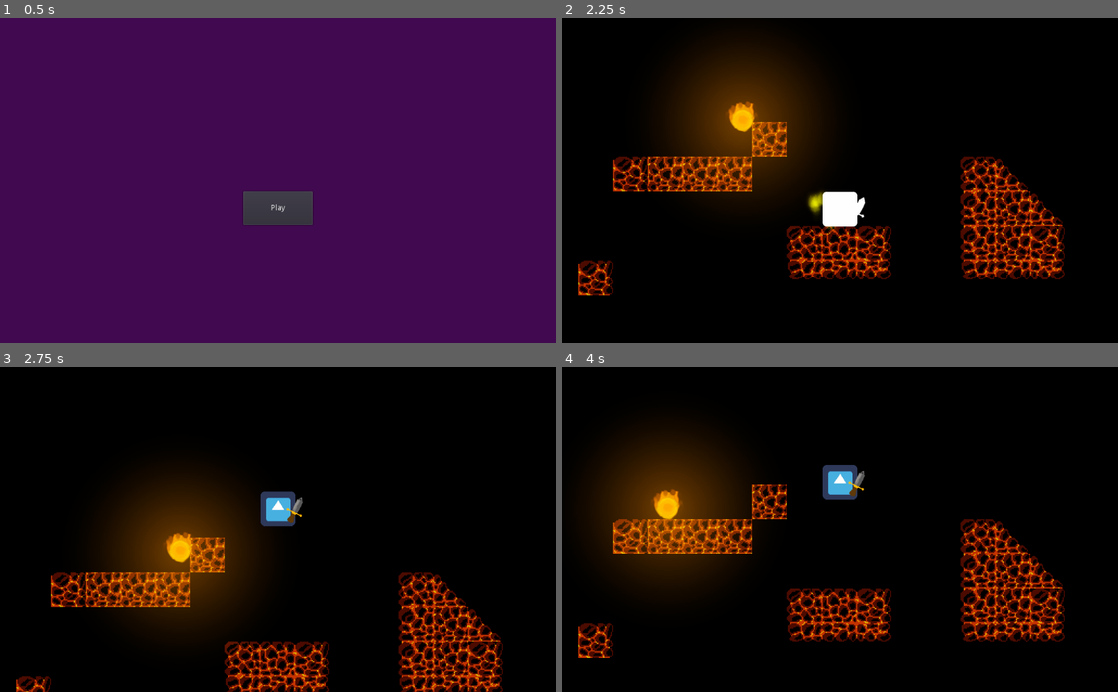
Above: before the commit, frames 1-4 (two rows, left to right).
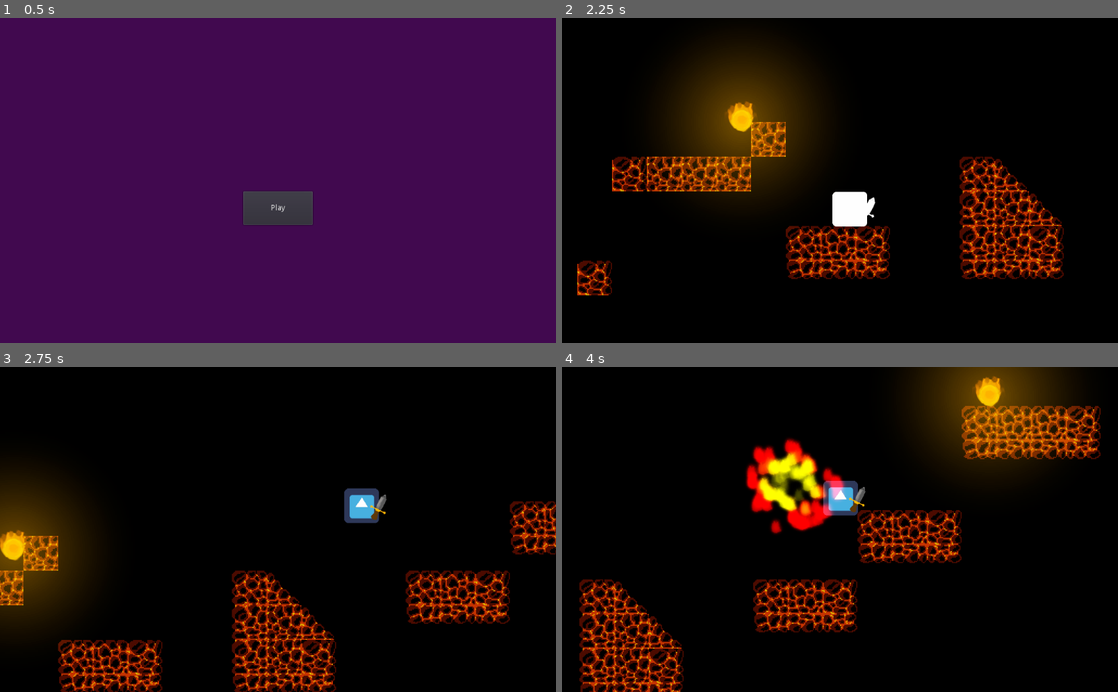
Above: after the commit, the same moments.

Repository: Schmo103/Project-Archimedes-Github-Game-Off-2022-
Game: Godot game, scene res://menu.tscn
Same seed, same stepped clock (60 frames per second), same inputs: the game is played once before the commit and once after it. Before the commit the project has no main scene; this scene is started directly in both runs. The engine's default icon, where the game draws it, is replaced by a stand-in: a white triangle on a blue panel in a dark square.
Inputs (mouse positions are in pixels of both pictures, inside the frame that each line leads up to):
- Up to frame 1 (0.5 s): no input
- Up to frame 2 (2.25 s): click "Play" at 0.5 s; tap Enter (ui_accept) at 1.25, 1.52 s; move the mouse to (962, 164) at 1.27 s; move the mouse to (728, 196) at 2.02 s
- Up to frame 3 (2.75 s): tap Enter (ui_accept) at 2.27 s
- Up to frame 4 (4 s): move the mouse to (895, 458) at 2.77 s; move the mouse to (812, 594) at 3.52 s; tap Enter (ui_accept) at 3.77 s

Frame 1 is identical in both runs. In frame 2, 6.5% of the frame differs, in the area x 2-91%, y 25-86%; in frame 3, 31%; in frame 4, 37%, in the area x 2-97%, y 0-100%.

Commit message:
-added 2 new exploding methods

Diff:
--- a/Archimedes/fireball.tscn
+++ b/Archimedes/fireball.tscn
@@ -18,12 +18,13 @@
 
 	//COLOR = screencolor;
 	COLOR = mix(screencolor, color, pixcolor.r * 2.0);
+	//COLOR = pixcolor;
 
 }"
 
 [sub_resource type="ShaderMaterial" id=3]
 shader = SubResource( 2 )
-shader_param/color = Color( 1, 0.678431, 0, 1 )
+shader_param/color = Color( 1, 0.772549, 0, 1 )
 
 [node name="Fireball" type="RigidBody2D"]
 mode = 2
--- a/Archimedes/fireball/fireball.gd
+++ b/Archimedes/fireball/fireball.gd
@@ -2,6 +2,7 @@
 
 var lava
 var terrain
+var first = true
 
 var state = 0 #0 is patrol
 var velocity = Vector2(0, 0)
@@ -30,17 +31,16 @@
 var vx = 0
 
 func _ready():
-	terrain = get_parent().terrain
-	lava = get_parent().lava
-#	print(str(fall_length(-1)))
-#	print(lava)
-#	print(str(get_node(lava).HEIGHT))
-#	print(str(get_tile(position)))
-#	print(str(is_dip()))
+	pass
 
 
 
 func _integrate_forces(s):
+	if first:
+		terrain = get_parent().terrain
+		lava = get_parent().lava
+		first = false
+
 	var step = s.get_step()
 	var lv = s.get_linear_velocity()
 
--- a/Archimedes/firesprite/firesprite.gd
+++ b/Archimedes/firesprite/firesprite.gd
@@ -12,6 +12,14 @@
 var collide_range = 20
 var coast_range = 500
 var velocity = Vector2()
+
+var owens_way = false
+var target = Vector2()
+var ex_force_max = 700
+var ex_force_min = 225
+var ex_force_range = 400
+var ex_crit_range = 20
+
 func _ready():
 	 pass
 
@@ -21,20 +29,34 @@
 
 
 
-func _physics_process(_delta):
+func _physics_process(delta):
 # warning-ignore:return_value_discarded
 	realtimereset()
 	var gravity = Vector2(0, 400)
 	if coasting:
-		if (player - self.position).length() < collide_range:
-			coasting = false
-			exploding = true
-		move_and_slide(velocity, Vector2(0, -1), false, 4, 0.785398, false)
+#		if (player - self.position).length() < collide_range:
+#			coasting = false
+#			exploding = true
+#		else:
+#			move_and_slide(velocity, Vector2(0, -1), false, 4, 0.785398, false)
+		if owens_way:
+			if (target - self.position).length() < collide_range:
+				coasting = false
+				exploding = true
+			else:
+				move_and_slide(velocity, Vector2(0, -1), false, 4, 0.785398, false)
+		else: #micahs way
+			if !(((position + (velocity * delta)) - player).length()) < (position - player).length():
+				coasting = false
+				exploding = true
+			else:
+				move_and_slide(velocity, Vector2(0, -1), false, 4, 0.785398, false)
 	if attacking:
 		realtimereset()
 		velocity += position.direction_to(player) * speed
 		move_and_slide(velocity, Vector2(0, -1), false, 4, 0.785398, false)
 		if (player - self.position).length() < coast_range:
+			target = player
 			attacking = false
 			coasting = true
 		else:
@@ -43,7 +65,7 @@
 	if exploding:
 # warning-ignore:return_value_discarded
 #		emit_signal("firesprite_hits_player")
-		get_parent().firesprite_ex()
+		get_parent().firesprite_ex(position, ex_force_max, ex_force_min, ex_force_range, ex_crit_range)
 #		$Particles2D.position = self.position
 		$Particles2D.emitting = true
 #		$Particles2D.emitting = false
@@ -51,6 +73,7 @@
 		if started == false:
 			$Timer.start(0.4)
 			started = true
+		exploding = false
 
 
 
--- a/Archimedes/menu.tscn
+++ b/Archimedes/menu.tscn
@@ -11,6 +11,7 @@
 color = Color( 0.258824, 0.0392157, 0.313726, 1 )
 
 [node name="Button" type="Button" parent="."]
+pause_mode = 2
 margin_left = 448.0
 margin_top = 320.0
 margin_right = 576.0
--- a/Archimedes/menu/menu.gd
+++ b/Archimedes/menu/menu.gd
@@ -3,6 +3,10 @@
 
 #script for menu
 func _on_Button_pressed():
-	get_tree().change_scene("res://world.tscn")
+	if get_parent() == get_node("/root"):
+		get_tree().change_scene("res://world.tscn")
+	else:
+		get_parent().to_world()
+
 func _ready():
 	get_tree().paused = false
--- /dev/null
+++ b/Archimedes/player.tscn
@@ -0,0 +1,51 @@
+[gd_scene load_steps=7 format=2]
+
+[ext_resource path="res://art/sword.png" type="Texture" id=1]
+[ext_resource path="res://art/icon.png" type="Texture" id=2]
+[ext_resource path="res://player/player.gd" type="Script" id=3]
+
+[sub_resource type="Shader" id=19]
+code = "shader_type canvas_item;
+uniform float flash: hint_range(0, 1);
+uniform vec4 color :hint_color = vec4(1.0, 1.0, 1.0, 1.0);
+
+void fragment() {
+	vec4 pixelcolor = texture(TEXTURE, UV);
+	COLOR = mix(pixelcolor, color, flash);
+	COLOR.a *= pixelcolor.a;
+}"
+
+[sub_resource type="ShaderMaterial" id=20]
+shader = SubResource( 19 )
+shader_param/flash = null
+shader_param/color = Color( 1, 1, 1, 1 )
+
+[sub_resource type="RectangleShape2D" id=1]
+extents = Vector2( 31, 31 )
+
+[node name="player" type="KinematicBody2D"]
+material = SubResource( 20 )
+position = Vector2( 337, 224 )
+scale = Vector2( 0.5, 0.5 )
+script = ExtResource( 3 )
+__meta__ = {
+"_edit_group_": true
+}
+
+[node name="Sprite" type="Sprite" parent="."]
+use_parent_material = true
+texture = ExtResource( 2 )
+
+[node name="CollisionShape2D" type="CollisionShape2D" parent="."]
+visible = false
+shape = SubResource( 1 )
+
+[node name="Camera2D" type="Camera2D" parent="."]
+zoom = Vector2( 0.5, 0.5 )
+smoothing_enabled = true
+
+[node name="sword" type="Sprite" parent="."]
+use_parent_material = true
+position = Vector2( 34, -1 )
+rotation = 0.460767
+texture = ExtResource( 1 )
--- a/Archimedes/world/player.gd
+++ b/Archimedes/player/player.gd
@@ -11,7 +11,7 @@
 
 
 var sword_posi = 1 #-1 is left, 1 is right
-var sword_swinging = true
+var sword_swinging = false
 var reach = 50
 
 var game_over = false
@@ -126,6 +126,36 @@
 		#checks if player has fallen below lava
 		die()
 
+func explosion(pos, emax, emin, ran, crit):
+	var force_dir = pos.direction_to(position)
+	if force_dir == Vector2(0, 0):
+		force_dir = Vector2(1, 0)
+	var mag = (pos - position).length()
+	var force
+	if !(mag > ran):
+		flash(0.1)
+		if mag <= crit:
+			force = emax
+		else:
+			force = (ran - mag) / ran
+			if force < emin:
+				force = emin
+		velocity += (force_dir * force)
 
-func _on_World_firesprite_hits_player():
-	flash(0.1)
+
+func _on_World_firesprite_hits_player(pos, emax, emin, ran, crit):
+	#print("got explositon pos: " + str(pos))
+	explosion(pos, emax, emin, ran, crit)
+#	var force_dir = pos.direction_to(position)
+#	if force_dir == Vector2(0, 0):
+#		force_dir = Vector2(1, 0)
+#	var mag = (pos - position).length()
+#	var force
+#	if !(mag > ran):
+#		if mag <= crit:
+#			force = emax
+#		else:
+#			force = (ran - mag) / emax
+#			if force < emin:
+#				force = emin
+#		velocity += (force_dir * force)
--- a/Archimedes/project.godot
+++ b/Archimedes/project.godot
@@ -11,6 +11,7 @@
 [application]
 
 config/name="Archimedes"
+run/main_scene="res://universe.tscn"
 config/icon="res://art/icon.png"
 
 [gui]
--- /dev/null
+++ b/Archimedes/universe.tscn
@@ -0,0 +1,9 @@
+[gd_scene load_steps=3 format=2]
+
+[ext_resource path="res://universe/universe.gd" type="Script" id=1]
+[ext_resource path="res://menu.tscn" type="PackedScene" id=2]
+
+[node name="universe" type="Node"]
+script = ExtResource( 1 )
+
+[node name="menu" parent="." instance=ExtResource( 2 )]
--- /dev/null
+++ b/Archimedes/universe/universe.gd
@@ -0,0 +1,30 @@
+extends Node
+
+var world = preload("res://world.tscn")
+var menu = preload("res://menu.tscn")
+var current_scene = "menu"
+# Declare member variables here. Examples:
+# var a = 2
+# var b = "text"
+
+
+# Called when the node enters the scene tree for the first time.
+
+func to_world():
+	get_tree().paused = false
+	var w = world.instance()
+	add_child(w)
+	get_node(current_scene).queue_free()
+	current_scene = w.name
+
+func to_menu():
+	get_tree().paused = false
+	var m = menu.instance()
+	add_child(m)
+	get_node(current_scene).queue_free()
+	current_scene = m.name
+
+
+
+func _ready():
+	pass # Replace with function body.
--- a/Archimedes/world.tscn
+++ b/Archimedes/world.tscn
@@ -1,12 +1,11 @@
-[gd_scene load_steps=27 format=2]
+[gd_scene load_steps=23 format=2]
 
 [ext_resource path="res://art/lava.png" type="Texture" id=1]
 [ext_resource path="res://world/lava.gd" type="Script" id=2]
 [ext_resource path="res://art/icon.png" type="Texture" id=3]
 [ext_resource path="res://art/molten_tileset1_test.png" type="Texture" id=4]
-[ext_resource path="res://world/player.gd" type="Script" id=5]
+[ext_resource path="res://player.tscn" type="PackedScene" id=5]
 [ext_resource path="res://world/world.gd" type="Script" id=6]
-[ext_resource path="res://art/sword.png" type="Texture" id=7]
 [ext_resource path="res://fireball.tscn" type="PackedScene" id=8]
 
 [sub_resource type="Shader" id=16]
@@ -354,25 +353,6 @@
 } ]
 12/z_index = 0
 
-[sub_resource type="Shader" id=19]
-code = "shader_type canvas_item;
-uniform float flash: hint_range(0, 1);
-uniform vec4 color :hint_color = vec4(1.0, 1.0, 1.0, 1.0);
-
-void fragment() {
-	vec4 pixelcolor = texture(TEXTURE, UV);
-	COLOR = mix(pixelcolor, color, flash);
-	COLOR.a *= pixelcolor.a;
-}"
-
-[sub_resource type="ShaderMaterial" id=20]
-shader = SubResource( 19 )
-shader_param/flash = null
-shader_param/color = Color( 1, 1, 1, 1 )
-
-[sub_resource type="RectangleShape2D" id=1]
-extents = Vector2( 31, 31 )
-
 [sub_resource type="Environment" id=18]
 background_mode = 4
 tonemap_mode = 3
@@ -409,32 +389,7 @@
 [node name="Fireball2" parent="." instance=ExtResource( 8 )]
 position = Vector2( 912, 47 )
 
-[node name="player" type="KinematicBody2D" parent="."]
-material = SubResource( 20 )
-position = Vector2( 337, 224 )
-scale = Vector2( 0.5, 0.5 )
-script = ExtResource( 5 )
-__meta__ = {
-"_edit_group_": true
-}
-
-[node name="Sprite" type="Sprite" parent="player"]
-use_parent_material = true
-texture = ExtResource( 3 )
-
-[node name="CollisionShape2D" type="CollisionShape2D" parent="player"]
-visible = false
-shape = SubResource( 1 )
-
-[node name="Camera2D" type="Camera2D" parent="player"]
-zoom = Vector2( 0.5, 0.5 )
-smoothing_enabled = true
-
-[node name="sword" type="Sprite" parent="player"]
-use_parent_material = true
-position = Vector2( 34, -1 )
-rotation = 0.460767
-texture = ExtResource( 7 )
+[node name="player" parent="." instance=ExtResource( 5 )]
 
 [node name="Lava" type="Sprite" parent="."]
 position = Vector2( 496, 861 )
@@ -469,3 +424,4 @@
 
 [connection signal="firesprite_hits_player" from="." to="player" method="_on_World_firesprite_hits_player"]
 [connection signal="timeout" from="fire_sprite_timer" to="." method="_on_fire_sprite_timer_timeout"]
+[connection signal="pressed" from="menu" to="." method="_on_menu_pressed"]
--- a/Archimedes/world/lava.gd
+++ b/Archimedes/world/lava.gd
@@ -4,9 +4,13 @@
 var down_offset = 340 #set initial offset
 #accounts for position of image being in center of image
 onready var HEIGHT = position.y - down_offset #set initial HEIGHT
+var lava_on = false
 
-var speed = 0
+var speed = 1
 
+func _ready():
+	if !lava_on:
+		speed = 0
 
 func _physics_process(_delta):
 	position.x = get_parent().get_node("player/Camera2D").get_camera_screen_center().x
--- a/Archimedes/world/world.gd
+++ b/Archimedes/world/world.gd
@@ -1,7 +1,7 @@
 extends Node2D
 
-var terrain = "/root/World/terrain"
-var lava = "/root/World/Lava"
+onready var terrain = get_terrain_path()
+onready var lava = get_lava_path()
 
 
 onready var timer = $fire_sprite_timer
@@ -32,8 +32,8 @@
 	else:
 		timer.stop()
 
-func firesprite_ex():
-	emit_signal("firesprite_hits_player")
+func firesprite_ex(pos, ex_max, ex_min, ex_ran, crit):
+	emit_signal("firesprite_hits_player", pos, ex_max, ex_min, ex_ran, crit)
 
 func _on_fire_sprite_timer_timeout():
 	var instance = fire_sprite.instance()
@@ -62,4 +62,19 @@
 
 
 func _on_menu_pressed():
-	get_tree().change_scene("res://menu.tscn")
+	if get_parent() == get_node("/root"):
+		get_tree().change_scene("res://menu.tscn")
+	else:
+		get_parent().to_menu()
+
+func get_lava_path():
+	if get_parent() == get_node("/root"):
+		return "/root/World/Lava"
+	else:
+		return "/root/universe/World/Lava"
+
+func get_terrain_path():
+	if get_parent() == get_node("/root"):
+		return "/root/World/terrain"
+	else:
+		return "/root/universe/World/terrain"
